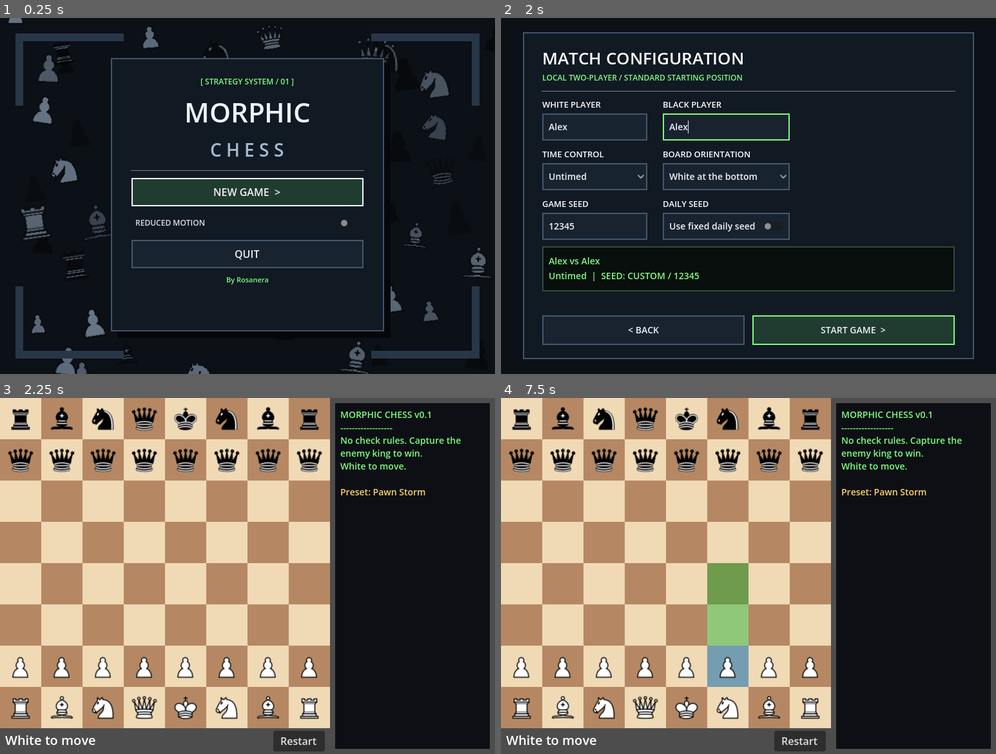
Above: before the commit, frames 1-4 (two rows, left to right).
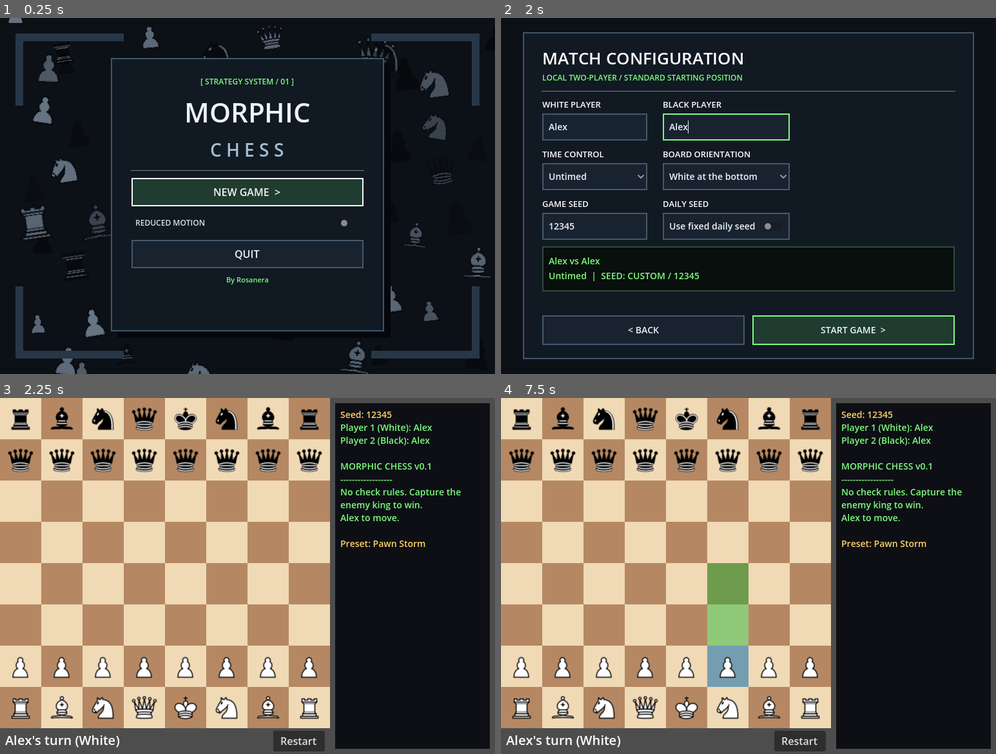
Above: after the commit, the same moments.

Repository: LaRosanera/morphic-chess
Game: Godot game, scene res://Scenes/Main/title_screen.tscn
Two runs of this game, one before a commit and one after it. Both use one fixed random seed, a clock stepped at 60 frames per second and the inputs below.
Inputs (mouse positions are in pixels of both pictures, inside the frame that each line leads up to):
- Up to frame 1 (0.25 s): no input
- Up to frame 2 (2 s): click "NEW GAME >" at 0.5 s; click (595, 128) at 1.27 s; type "Alex" at 1.35 s; click (728, 128) at 1.5 s; type "Alex" at 1.58 s
- Up to frame 3 (2.25 s): click "START GAME >" at 2 s
- Up to frame 4 (7.5 s): click "Restart" at 2.75 s; click "Restart" at 3.5 s; click "Restart" at 4.25 s; tap Enter at 5, 6.5 s; move the mouse to (857, 558) at 5.02 s; click (857, 558) at 5.17 s; tap Space at 5.75, 7.25 s; move the mouse to (649, 593) at 5.77 s; click (649, 593) at 5.92 s; move the mouse to (798, 497) at 6.52 s; click (798, 497) at 6.67 s; move the mouse to (723, 647) at 7.27 s; click (723, 647) at 7.42 s

Frames 1-2 are identical in both runs. In frame 3, 2.1% of the frame differs, in the area x 1-94%, y 3-99%; in frame 4, 2.1%.

Commit message:
game update
added names and seed import into board script.

Diff:
--- a/scripts/chess/chessBoardScript.gd
+++ b/scripts/chess/chessBoardScript.gd
@@ -35,27 +35,50 @@
 var promoting: AnimatedSprite2D
 var over := false
 var _pending_name := ""
-
+var player1_name := "White"
+var player2_name := "Black"
+
+var game_seed: int = 0
+var rng := RandomNumberGenerator.new()
 
 func _ready() -> void:
+	_load_game_configuration()
+
 	for y in MoveRule.SIZE:
 		for x in MoveRule.SIZE:
 			tiles.set_cell(Vector2i(x, y), 0, Vector2i((x + y) % 2, 0))
+
 	for r: MoveRule in $Rules.get_children():
 		rules[r.piece_type] = r
+
 	_spawn_pieces()
+
 	for b: Button in picker.get_children():
 		b.pressed.connect(_promote.bind(String(b.name).to_lower()))
+
 	_log("MORPHIC CHESS v0.1")
 	_log("------------------")
 	_log("No check rules. Capture the enemy king to win.")
-	_log("White to move.\n")
+	_log("%s to move.\n" % player1_name)
+
 	_update_status()
-	_update_status()
+
 	if _pending_name != "":
 		_log("Preset: %s\n" % _pending_name, "#ffd166")
 
-
+func _load_game_configuration() -> void:
+	var config: Dictionary = get_tree().get_meta("chess_config", {})
+
+	player1_name = str(config.get("white_name", "White"))
+	player2_name = str(config.get("black_name", "Black"))
+
+	game_seed = int(config.get("seed", get_tree().get_meta("game_seed", 0)))
+
+	rng.seed = game_seed
+
+	_log("Seed: %d" % game_seed, "#ffd166")
+	_log("Player 1 (White): %s" % player1_name)
+	_log("Player 2 (Black): %s\n" % player2_name)
 func _spawn_pieces() -> void:
 	if preset_path != "" and _spawn_from_file(preset_path):
 		return
@@ -190,14 +213,29 @@
 	log_box.append_text("[color=%s]%s[/color]\n" % [color, text])
 
 
-func _log_move(p: AnimatedSprite2D, from: Vector2i, to: Vector2i, victim_type: String) -> void:
+func _log_move(
+	p: AnimatedSprite2D,
+	from: Vector2i,
+	to: Vector2i,
+	victim_type: String
+) -> void:
 	move_count += 1
-	var line := "%d. %s %s %s -> %s" % [move_count, turn.capitalize(), MoveRule.type_of(p), _sq(from), _sq(to)]
+
+	var line := "%d. %s (%s) %s -> %s" % [
+		move_count,
+		_current_player_name(),
+		turn.capitalize(),
+		MoveRule.type_of(p),
+		_sq(to)
+	]
+
 	if victim_type != "":
 		line += " x%s" % victim_type
+
 	_log(line, _turn_color())
+
 	if over:
-		_log("\n%s wins! King captured." % turn.capitalize(), "#ffd166")
+		_log("\n%s wins! King captured." % _current_player_name(), "#ffd166")
 func open_preset_picker() -> void: # connect a "Load" button's pressed signal to this
 	var dlg := FileDialog.new()
 	dlg.file_mode = FileDialog.FILE_MODE_OPEN_FILE
@@ -209,6 +247,14 @@
 		restart())
 	add_child(dlg)
 	dlg.popup_centered_ratio(0.6)
+func _current_player_name() -> String:
+	return player1_name if turn == "white" else player2_name
 
 func _update_status() -> void:
-	status.text = ("%s wins!" if over else "%s to move") % turn.capitalize()
+	if over:
+		status.text = "%s wins!" % _current_player_name()
+	else:
+		status.text = "%s's turn (%s)" % [
+			_current_player_name(),
+			turn.capitalize()
+		]
